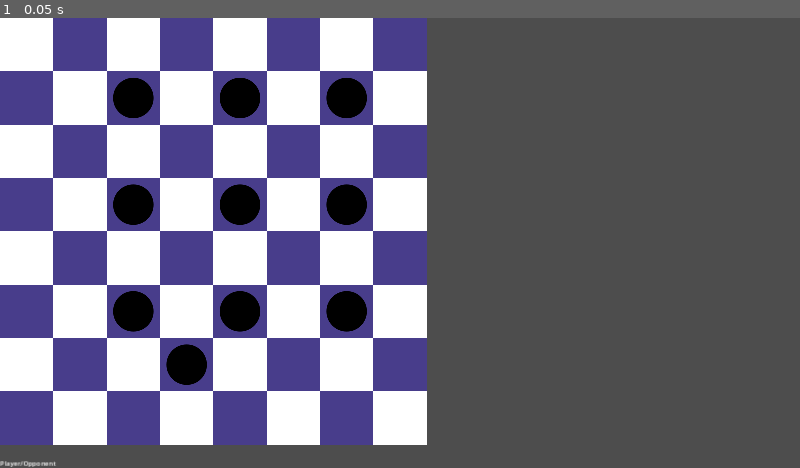
Above: before the commit, frame 1.
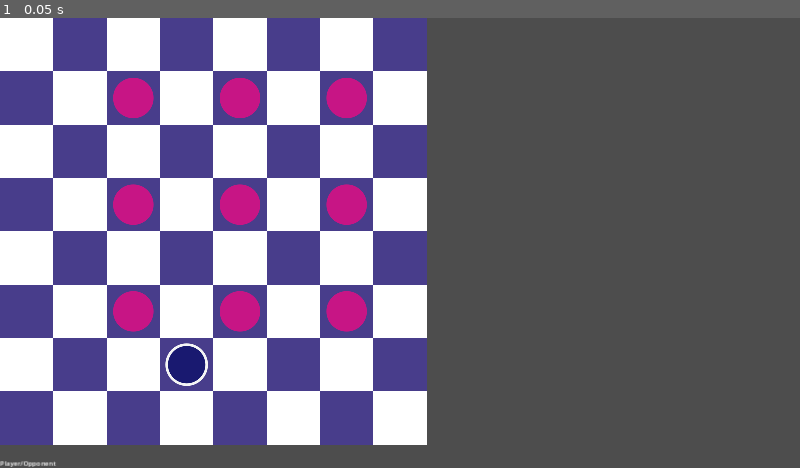
Above: after the commit, the same moment.

Repository: mattsullentrup/godot-checkers
Game: Godot game, scene res://rewrite/level/level.tscn
Same seed, same stepped clock (60 frames per second), same inputs: the game is played once before the commit and once after it.
Inputs:
- Up to frame 1 (0.05 s): no input

The runs differ from the first frame. In frame 1, 3.7% of the frame differs, in the area x 14-46%, y 13-82%.
Error before the commit: Invalid access to property or key 'color' on a base object of type 'Nil'. (res://rewrite/units/unit/unit.gd:21)

Commit message:
Get rid of unit data resource and use exported properties for necessary variables in separate inherited scenes

Diff:
--- a/9_10_24_checkers/rewrite/level/level.tscn
+++ b/9_10_24_checkers/rewrite/level/level.tscn
@@ -24,6 +24,7 @@
 
 [node name="OpponentGroup" parent="Units" instance=ExtResource("4_8u215")]
 unique_name_in_owner = true
+team = 1
 team_color = Color(0.780392, 0.0823529, 0.521569, 1)
 _other_side_of_board_y = 7
 
--- a/9_10_24_checkers/rewrite/level/level_generator.gd
+++ b/9_10_24_checkers/rewrite/level/level_generator.gd
@@ -2,7 +2,8 @@
 extends Node2D
 
 
-const UNIT = preload("res://rewrite/units/unit/unit.tscn")
+const OPPONENT_UNIT = preload("res://rewrite/units/unit/opponent_unit/opponent_unit.tscn")
+const PLAYER_UNIT = preload("res://rewrite/units/unit/player_unit/player_unit.tscn")
 
 @onready var _player_group: UnitGroup = %PlayerGroup
 @onready var _opponent_group: UnitGroup = %OpponentGroup
@@ -23,11 +24,11 @@
 			_make_new_unit(_opponent_group, Vector2i(x, y))
 
 
-func _make_new_unit(team: UnitGroup, pos) -> void:
-	var unit = UNIT.instantiate()
+func _make_new_unit(group: UnitGroup, pos) -> void:
+	var unit = PLAYER_UNIT.instantiate() if group.team == Globals.Team.PLAYER else OPPONENT_UNIT.instantiate()
 	unit.cell = pos
 	unit.global_position = Navigation.cell_to_world(unit.cell)
-	team.add_child(unit)
+	group.add_child(unit)
 
 
 func _draw_tiles() -> void:
--- a/9_10_24_checkers/rewrite/units/unit/opponent_unit/opponent_unit.tscn
+++ b/9_10_24_checkers/rewrite/units/unit/opponent_unit/opponent_unit.tscn
@@ -1,7 +1,9 @@
-[gd_scene load_steps=3 format=3 uid="uid://gdimtbnbkayw"]
+[gd_scene load_steps=2 format=3 uid="uid://gdimtbnbkayw"]
 
 [ext_resource type="PackedScene" uid="uid://do0uo4ytei58b" path="res://rewrite/units/unit/unit.tscn" id="1_q2fmi"]
-[ext_resource type="Resource" uid="uid://did2yr4skui84" path="res://rewrite/units/unit/opponent_unit/opponent_unit_data.tres" id="2_el4l3"]
 
 [node name="OpponentUnit" instance=ExtResource("1_q2fmi")]
-unit_data = ExtResource("2_el4l3")
+directions = Array[int]([2, 3])
+normal_color = Color(0.780392, 0.0823529, 0.521569, 1)
+king_color = Color(0.859799, 0.260265, 0.844369, 1)
+team = 1
--- a/9_10_24_checkers/rewrite/units/unit/opponent_unit/opponent_unit_data.tres
+++ b/9_10_24_checkers/rewrite/units/unit/opponent_unit/opponent_unit_data.tres
@@ -3,7 +3,6 @@
 [ext_resource type="Script" path="res://rewrite/units/unit/unit_data.gd" id="1_y4mpe"]
 
 [resource]
-resource_local_to_scene = true
 script = ExtResource("1_y4mpe")
 normal_color = Color(0.780392, 0.0823529, 0.521569, 1)
 king_color = Color(0, 0, 0, 1)
--- a/9_10_24_checkers/rewrite/units/unit/player_unit/player_unit.tscn
+++ b/9_10_24_checkers/rewrite/units/unit/player_unit/player_unit.tscn
@@ -1,7 +1,8 @@
-[gd_scene load_steps=3 format=3 uid="uid://bh4bo7ytpa3fr"]
+[gd_scene load_steps=2 format=3 uid="uid://bh4bo7ytpa3fr"]
 
 [ext_resource type="PackedScene" uid="uid://do0uo4ytei58b" path="res://rewrite/units/unit/unit.tscn" id="1_tfwkq"]
-[ext_resource type="Resource" uid="uid://cim86bc58xkb7" path="res://rewrite/units/unit/player_unit/player_unit_data.tres" id="2_c4obe"]
 
 [node name="PlayerUnit" instance=ExtResource("1_tfwkq")]
-unit_data = ExtResource("2_c4obe")
+directions = Array[int]([0, 1])
+normal_color = Color(0.0980392, 0.0980392, 0.439216, 1)
+king_color = Color(0.550872, 0.241093, 0.832644, 1)
--- a/9_10_24_checkers/rewrite/units/unit/player_unit/player_unit_data.tres
+++ b/9_10_24_checkers/rewrite/units/unit/player_unit/player_unit_data.tres
@@ -3,7 +3,6 @@
 [ext_resource type="Script" path="res://rewrite/units/unit/unit_data.gd" id="1_6ww05"]
 
 [resource]
-resource_local_to_scene = true
 script = ExtResource("1_6ww05")
 normal_color = Color(0.0980392, 0.0980392, 0.439216, 1)
 king_color = Color(0, 0, 0, 1)
--- a/9_10_24_checkers/rewrite/units/unit/unit.gd
+++ b/9_10_24_checkers/rewrite/units/unit/unit.gd
@@ -7,26 +7,29 @@
 signal unit_defeated(unit: Unit)
 signal movement_completed(unit: Unit)
 
-@export var unit_data: UnitData
-
-var team: Globals.Team
-var cell: Vector2i
-var directions: Array[Globals.Direction]
+@export var directions: Array[Globals.Direction]
+@export var normal_color: Color
+@export var king_color: Color
+@export var team: Globals.Team
 
 # INFO: This is only used for other nodes to display/check if unit can move to click
 var available_cells: Array[Vector2i]
 var jump_paths: Array[Array]
-var color: Color:
-	get:
-		return unit_data.color
 var can_move: bool
 var can_jump: bool
+var normal_move_tween: Tween
+var jump_path_tween: Tween
+var cell: Vector2i
+var color: Color
+
 var is_king: bool:
 	set = _set_is_king
-var normal_move_tween: Tween
-var jump_path_tween: Tween
 
 @onready var _unit_visuals: UnitVisuals = %UnitVisuals
+
+
+func _ready() -> void:
+	color = normal_color
 
 
 func explode() -> void:
@@ -90,6 +93,6 @@
 
 func _set_is_king(_value) -> void:
 	for vector in Globals.movement_vectors:
-		var movement_direction = Globals.movement_vectors.get(vector)
-		if not directions.has(movement_direction):
-			directions.append(movement_direction)
+		#var movement_direction = Globals.movement_vectors.get(vector)
+		if not directions.has(vector):
+			directions.append(vector)
--- a/9_10_24_checkers/rewrite/units/unit_group.gd
+++ b/9_10_24_checkers/rewrite/units/unit_group.gd
@@ -5,12 +5,10 @@
 signal turn_completed(group: UnitGroup)
 signal defeated
 
-const UNIT = preload("res://rewrite/units/unit/unit.tscn")
-
+@export var team: Globals.Team
 @export var team_color: Color = Color.MIDNIGHT_BLUE
 @export var _other_side_of_board_y: int
 
-var team: Globals.Team
 var units: Array[Unit]
 var moveable_units: Array[Unit]
 var jumpable_units: Array[Unit]
